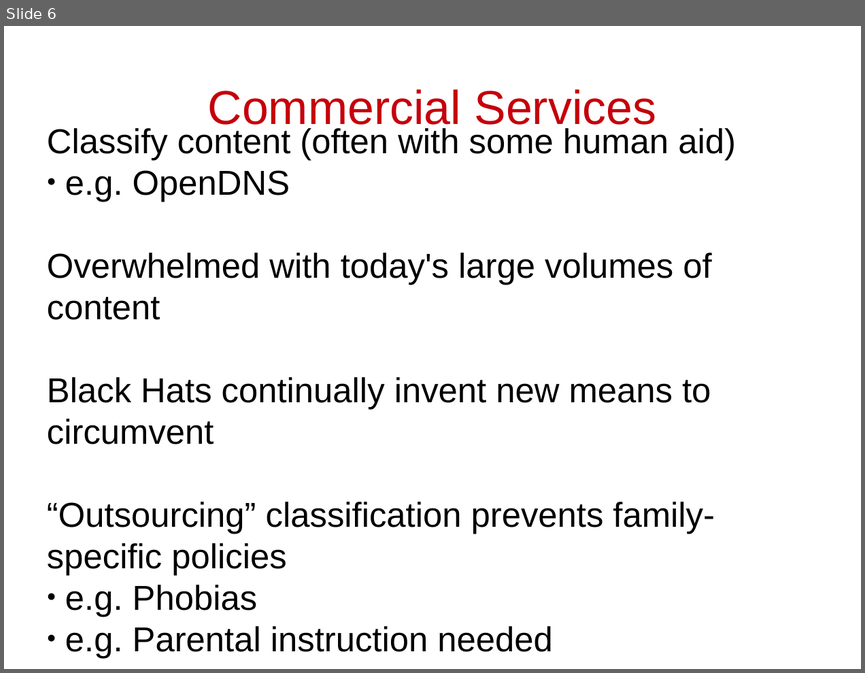
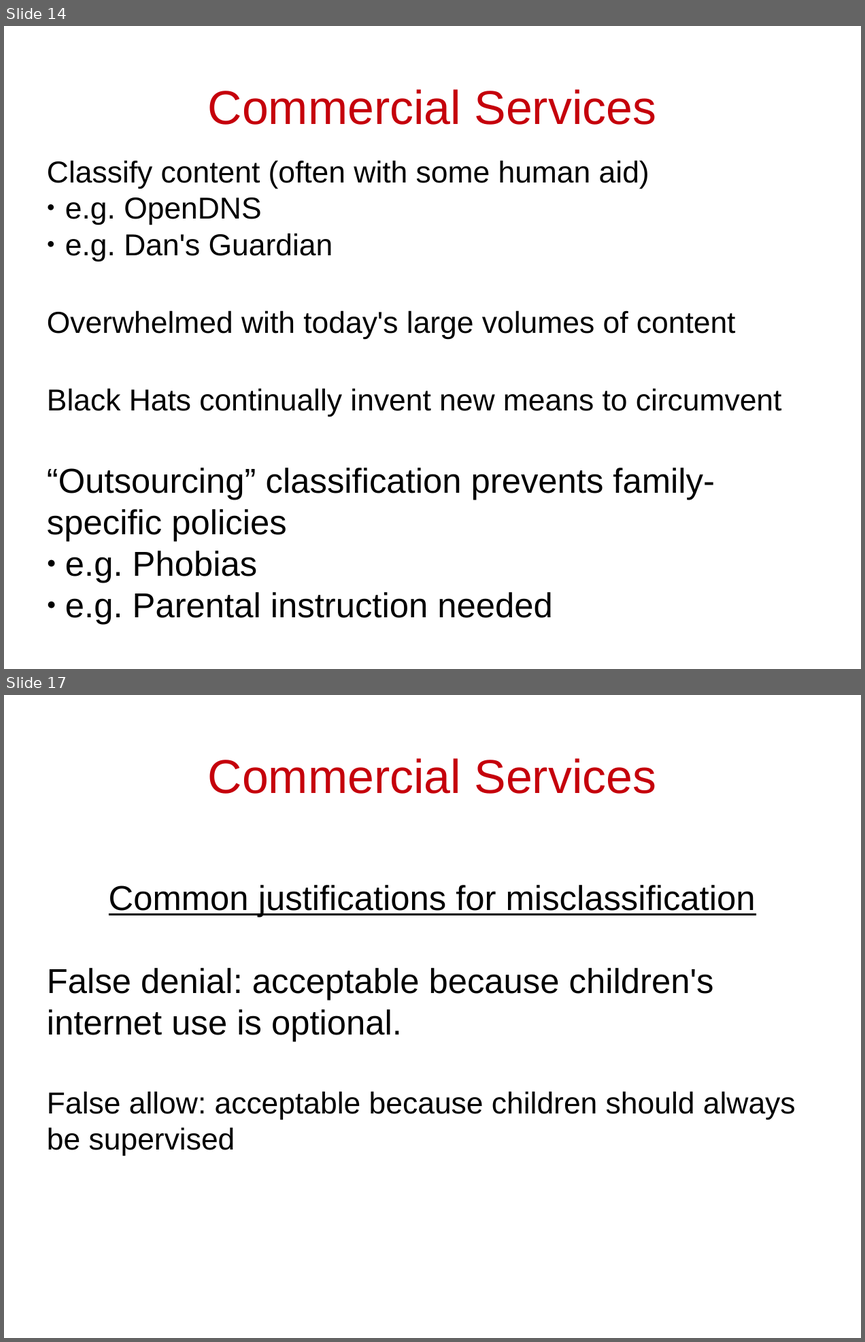
Before and after one commit to cschreiner/kindsicher, a slide deck: proj/presentation_dec09/combined.odp. Shown one above the other, each under a label of ours: slide 6 before the commit, slides 14 and 17 after it; the slides between them are not shown. The pictures are 865x673 and 865x1342 pixels, drawn with LibreOffice and Linux fonts; fonts in the diff are those of the drawing. Boxes give left, top, right and bottom in pixels: in the first picture for what was removed or moved away, otherwise in the second. Text is boxed around its words. In the diff, an @@ line names an element or a change of style, - is before the commit and + after.

```diff
--- a/proj/presentation_dec09/combined.odp
+++ b/proj/presentation_dec09/combined.odp
@@ slide 17 added at <box>4,695,861,1338</box>, background #FFFFFF @@
@@ title added at <box>208,758,657,794</box>, 44 pt, text #C5000B @@
+Commercial Services
@@ subtitle added at <box>47,885,796,1156</box>, 32 pt, text #000000 @@
+Common justifications for misclassification
+False denial: acceptable because children's internet use is optional.
+False allow: acceptable because children should always be supervised
@@ what was slide 6 is now slide 14 @@
@@ slide 14 changed as well @@
@@ subtitle at <box>47,160,782,417</box>: size 32 to 28 pt in "Classify content (often with some human aid)", "e.g. OpenDNS", "Overwhelmed with today's large volumes of content", "Black Hats continually invent new means to ..." @@
@@ subtitle "Classify content (often with some ...": place and size @@
-subtitle "Classify content (often with some ..." at <box>47,128,736,652</box>
+subtitle "Classify content (often with some ..." at <box>47,160,782,624</box>
@@ subtitle at <box>65,233,333,261</box>: paragraph added @@
+● e.g. Dan's Guardian
```
Also in this commit, not shown: 10 other slides changed, 30 other slides added.
